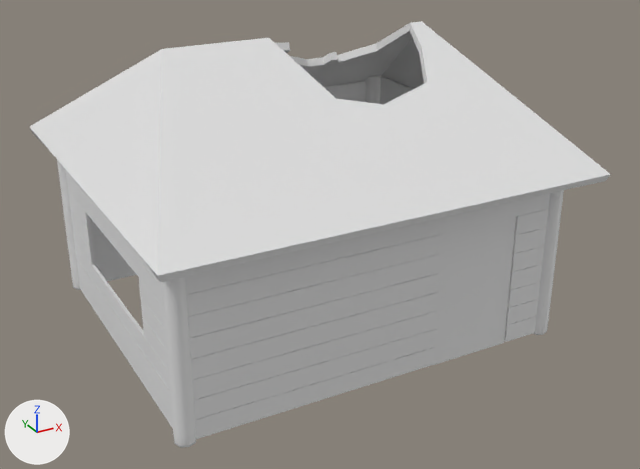
A saved change to the FBX model plipplop/Assets/Meshes/Environment/Batiments/KM_Ballon01.fbx.
Rendered twice from a 50 mm lens placed at (-0.0586, -0.1136, 0.0687), pointed at (0.0, -0.0069, 0.0154). The axes (+X, +Y, +Z) are drawn at lower left. The lights are the same throughout. Where no turn or scale is listed for an object, it has been applied to the vertices.
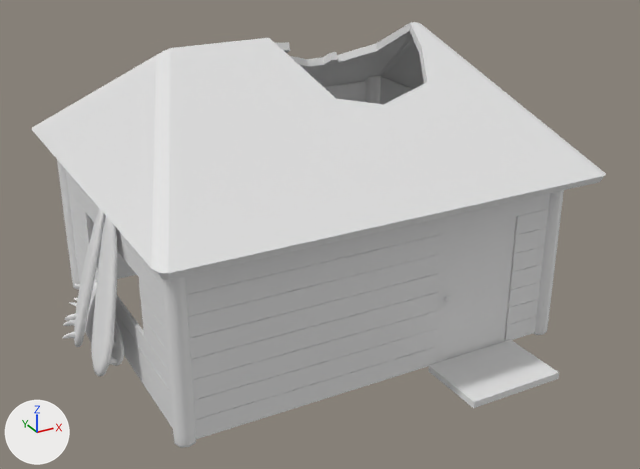
What differs and where, as boxes (x1, y1, x2, y2) in the pictures (640 x 469 px):
'Cube.175', reshaped: before (30, 21, 611, 282); after (32, 22, 606, 280)
'Cube.379', added: after (429, 340, 559, 408)
'surfboard', added: after (91, 216, 117, 377)
'surfboard.001', added: after (63, 209, 105, 347)
'surfboard.002', added: after (69, 279, 124, 366)

What the commit changed:
me_cube_461 is used by ob_cube_175; location (0.0, 0.0, 0.0).
me_cube_461 had 68 vertices, 52 faces and spanned x -0.033..0.0327, y -0.0312..0.0309, z 0.0258..0.0439.
me_cube_461 now has 92 vertices, 76 faces and spans x -0.033..0.0327, y -0.0312..0.0309, z 0.0258..0.0439.
Part 1, on me_cube_461:
12 vertices are removed from x -0.033..0.0327, y -0.0312..0.0309, z 0.0258..0.0439.
24 faces are deleted.
36 vertices are added at x -0.033..0.0327, y -0.0312..0.0309, z 0.0258..0.0439.
48 new faces join them.
Mesh me_cube_420 is new.
It is a box spanning x -0.0075..0.0075, y -0.0052..0.0052, z -0.0005..0.0005.
Mesh me_cube_417 is new.
It has 333 vertices, 316 faces and spans x -0.0041..0.0036, y -0.0044..0.0046, z -0.0096..0.0133.
Mesh me_cube_416 is new.
It has 333 vertices, 316 faces and spans x -0.0026..0.0027, y -0.0043..0.004, z -0.0096..0.0137.
Mesh me_cube_418 is new.
It has 333 vertices, 316 faces and spans x -0.0022..0.002, y -0.014..0.0099, z -0.0038..0.0037.
Object 'Cube.379' (ob_cube_379) is new; it shows me_cube_420.
Its location is (0.0151, -0.0308, 0.0).
Object 'surfboard.001' (ob_surfboard_001) is new; it shows me_cube_417.
Its location is (-0.0332, 0.0029, 0.0102).
Object 'surfboard' (ob_surfboard) is new; it shows me_cube_416.
Its location is (-0.0325, -0.005, 0.0106).
Object 'surfboard.002' (ob_surfboard_002) is new; it shows me_cube_418.
Its location is (-0.0315, 0.0056, 0.0039).
